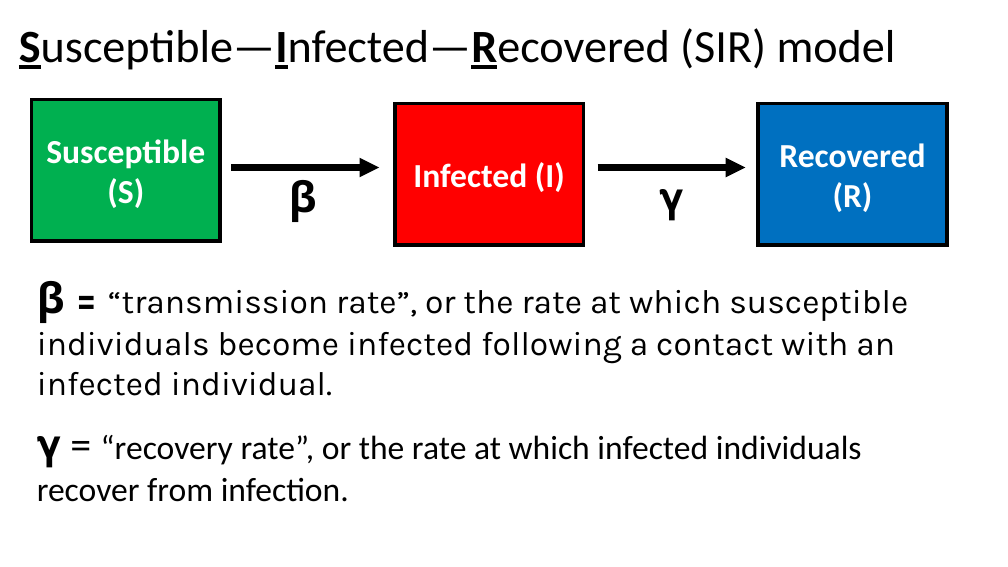
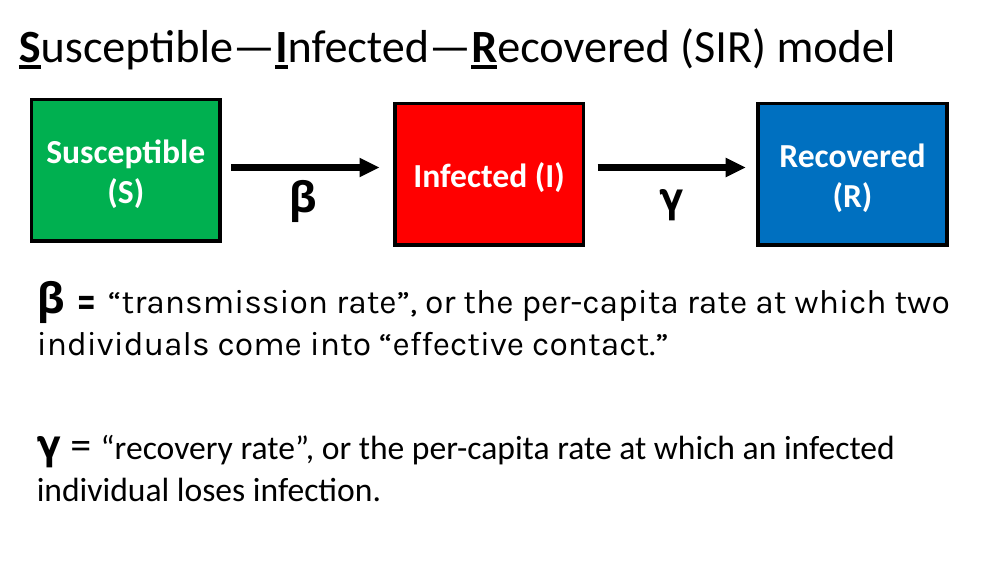
Before and after one commit to grimaudo-at/SIR_lecture, a slide deck: slide 13 of SIR_lecture.pptx. Drawn at 1008x567 pixels with LibreOffice and Linux fonts; fonts in the diff are those of the drawing. Boxes give left, top, right and bottom in pixels: in the first picture for what was removed or moved away, otherwise in the second. Text is boxed around its words. In the diff, an @@ line names an element or a change of style, - is before the commit and + after.

Commit message:
4/25/2023 final commit

```diff
--- a/SIR_lecture.pptx
+++ b/SIR_lecture.pptx
@@ text at bbox=[37, 281, 950, 356]: text changed @@
-β = “transmission rate”, or the rate at which susceptible individuals become infected following a contact with an infected individual.
+β = “transmission rate”, or the per-capita rate at which two individuals come into “effective contact.”
@@ text at bbox=[37, 435, 895, 502]: text changed @@
-𝛄 = “recovery rate”, or the rate at which infected individuals recover from infection.
+𝛄 = “recovery rate”, or the per-capita rate at which an infected individual loses infection.
```
